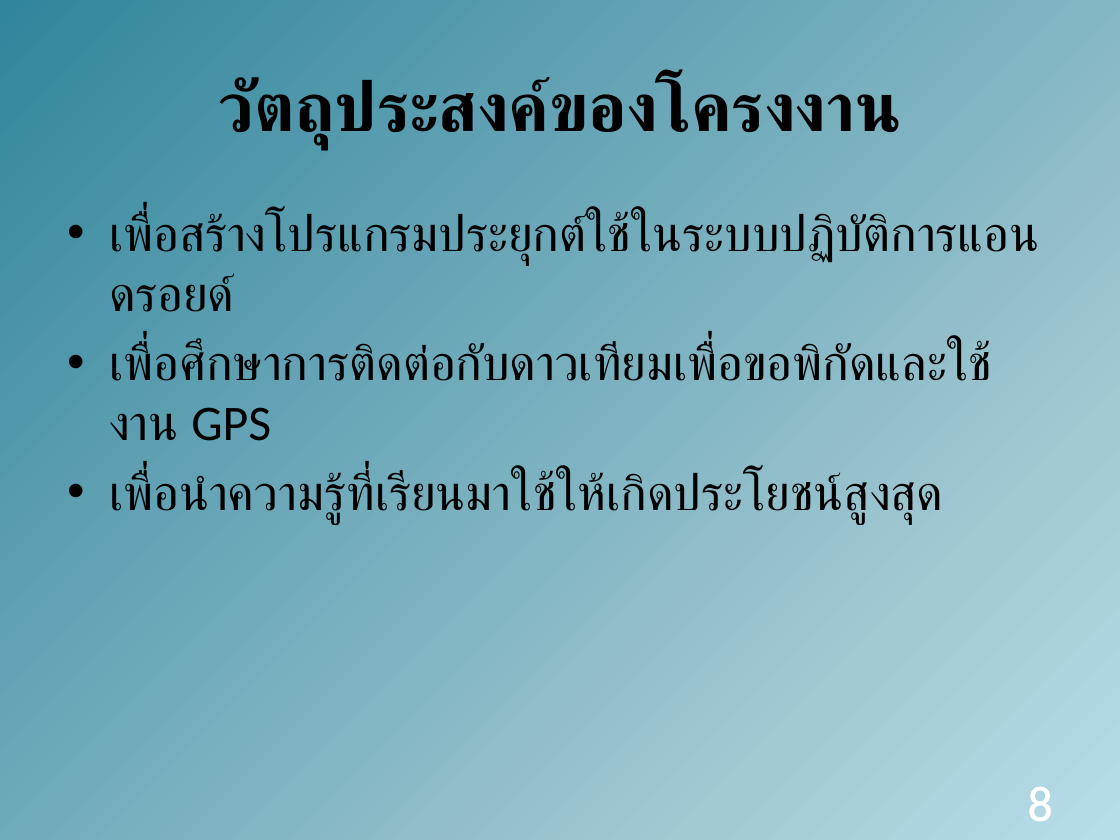
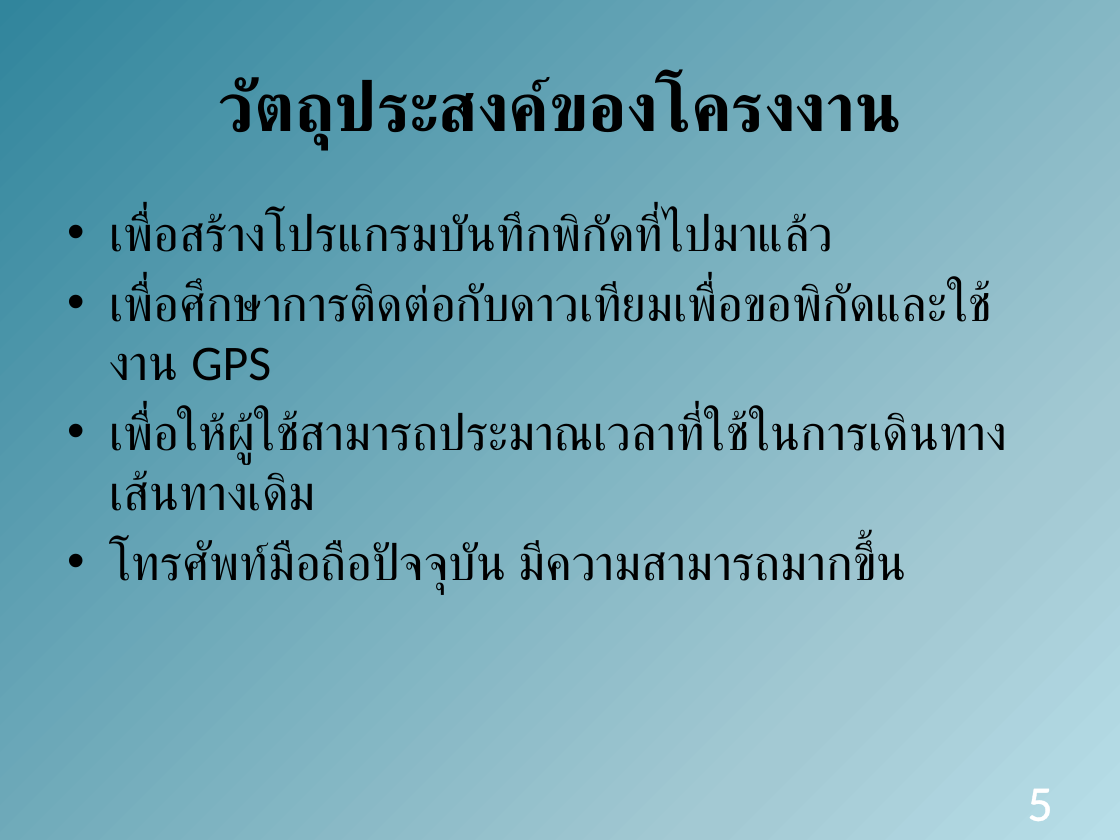
Before and after one commit to amfeelgood/Senior_Project, a slide deck: slide 5 of Doc/ProjectPresentation1.pptx (slide 8 before the commit). Drawn at 1120x840 pixels with LibreOffice and Linux fonts; fonts in the diff are those of the drawing. Boxes give left, top, right and bottom in pixels: in the first picture for what was removed or moved away, otherwise in the second. Text is boxed around its words. In the diff, an @@ line names an element or a change of style, - is before the commit and + after.

```diff
--- a/Doc/ProjectPresentation1.pptx
+++ b/Doc/ProjectPresentation1.pptx
@@ text at (109, 213, 833, 252): text changed @@
-• เพื่อสร้างโปรแกรมประยุกต์ใช้ในระบบปฏิบัติการแอนดรอยด์
+• เพื่อสร้างโปรแกรมบันทึกพิกัดที่ไปมาแล้ว
@@ text at (109, 412, 1007, 593): text changed @@
-• เพื่อนำความรู้ที่เรียนมาใช้ให้เกิดประโยชน์สูงสุด
+• เพื่อให้ผู้ใช้สามารถประมาณเวลาที่ใช้ในการเดินทางเส้นทางเดิม
+• โทรศัพท์มือถือปัจจุบัน มีความสามารถมากขึ้น
@@ page number at (1028, 789, 1053, 821): text changed @@
-8
+5
```
Also in this commit, not shown: 7 other slides changed, 2 slides removed.
